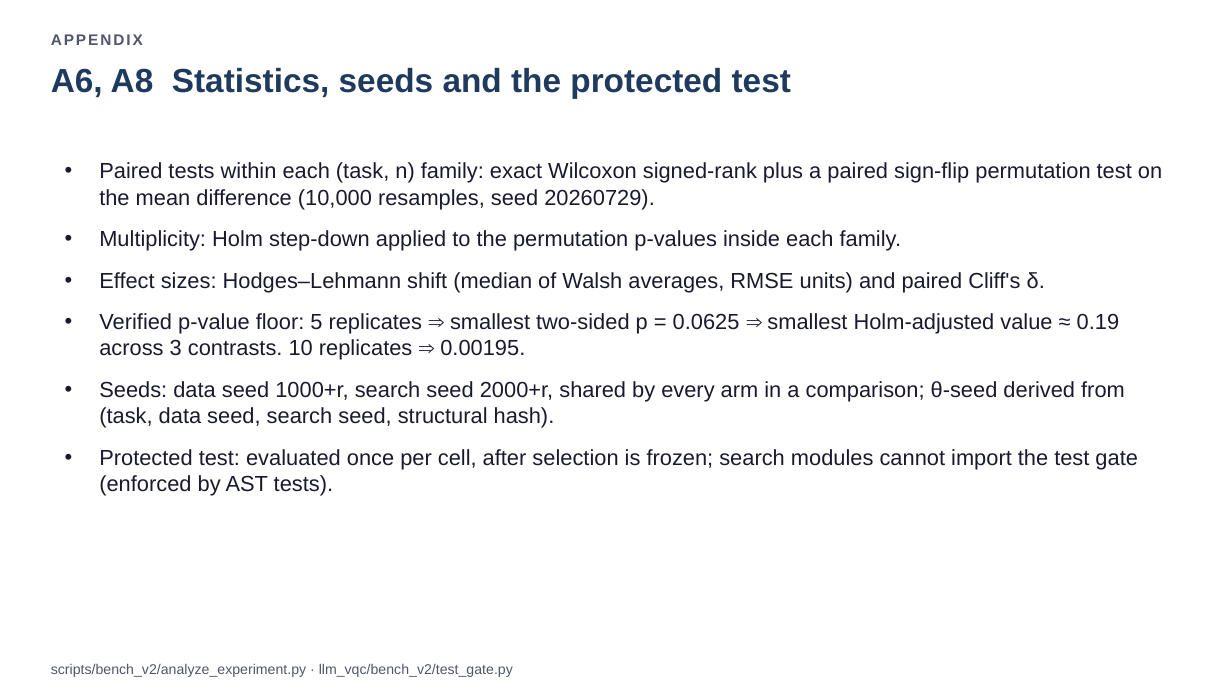
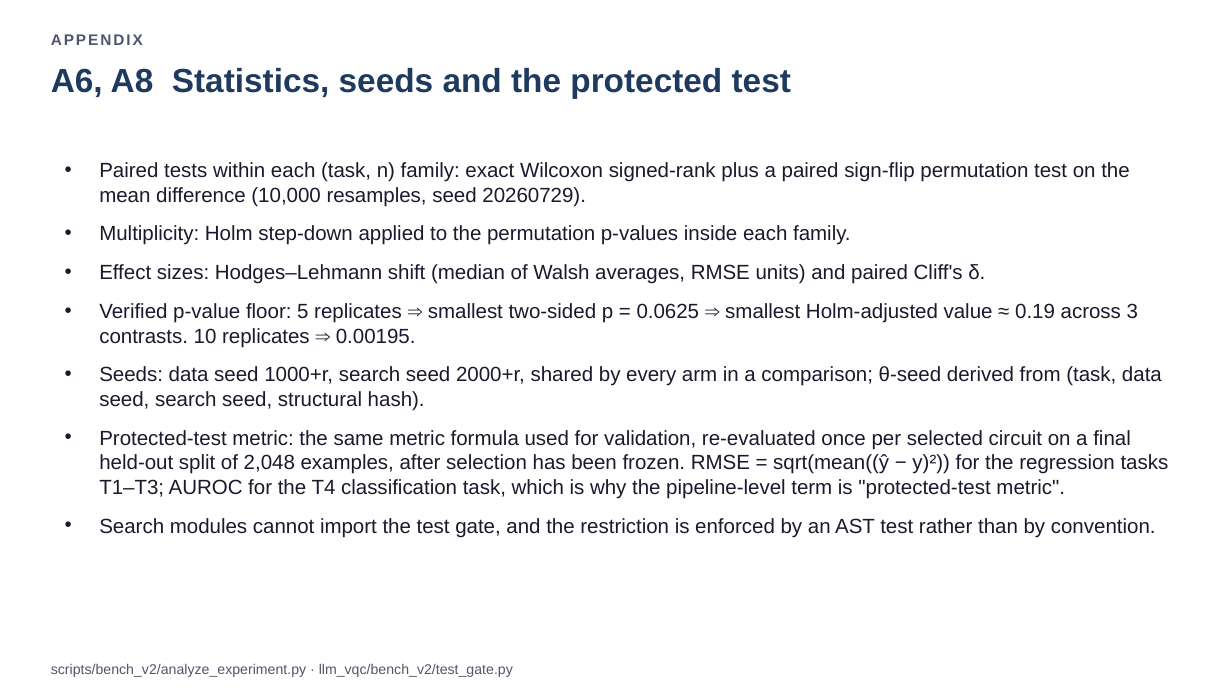
Before and after one commit to dorakingx/llm-vqc, a slide deck: slide 14 of docs/presentation/bench_v2_weekly_revised/20260731_GSoC_revised.pptx. Drawn at 1232x693 pixels with LibreOffice and Linux fonts; fonts in the diff are those of the drawing. Boxes give left, top, right and bottom in pixels: in the first picture for what was removed or moved away, otherwise in the second. Text is boxed around its words. In the diff, an @@ line names an element or a change of style, - is before the commit and + after.

```diff
--- a/docs/presentation/bench_v2_weekly_revised/20260731_GSoC_revised.pptx
+++ b/docs/presentation/bench_v2_weekly_revised/20260731_GSoC_revised.pptx
@@ text at <box>99,162,1162,411</box>: size 17 to 16 pt in "Paired tests within each (task, n) family: ...", "Multiplicity: Holm step-down applied to the permutation ...", "Effect sizes: Hodges–Lehmann shift (median of Walsh ...", "Verified p-value floor: 5 replicates ⇒ smallest ..." and 1 more places; less space between paragraphs @@
@@ text at <box>99,430,1169,538</box>: text changed; size 17 to 16 pt @@
-• Protected test: evaluated once per cell, after selection is frozen; search modules cannot import the test gate (enforced by AST tests).
+• Protected-test metric: the same metric formula used for validation, re-evaluated once per selected circuit on a final held-out split of 2,048 examples, after selection has been frozen. RMSE = sqrt(mean((ŷ − y)²)) for the regression tasks T1–T3; AUROC for the T4 classification task, which is why the pipeline-level term is "protected-test metric".
+• Search modules cannot import the test gate, and the restriction is enforced by an AST test rather than by convention.
```
Also in this commit, not shown: 12 other slides changed, 46 other files.
